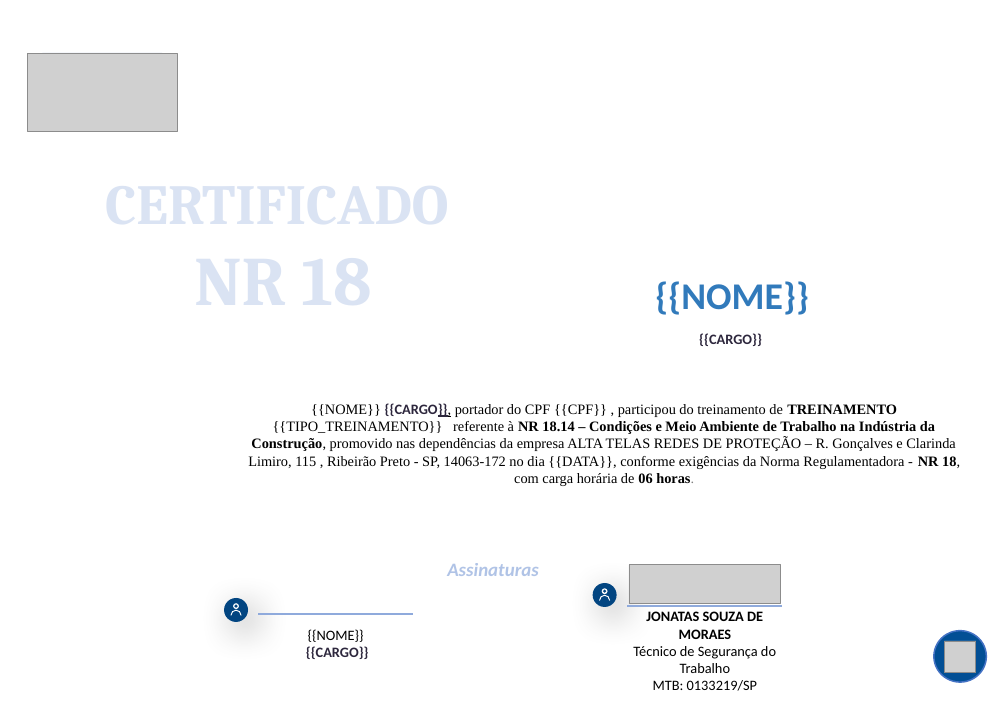
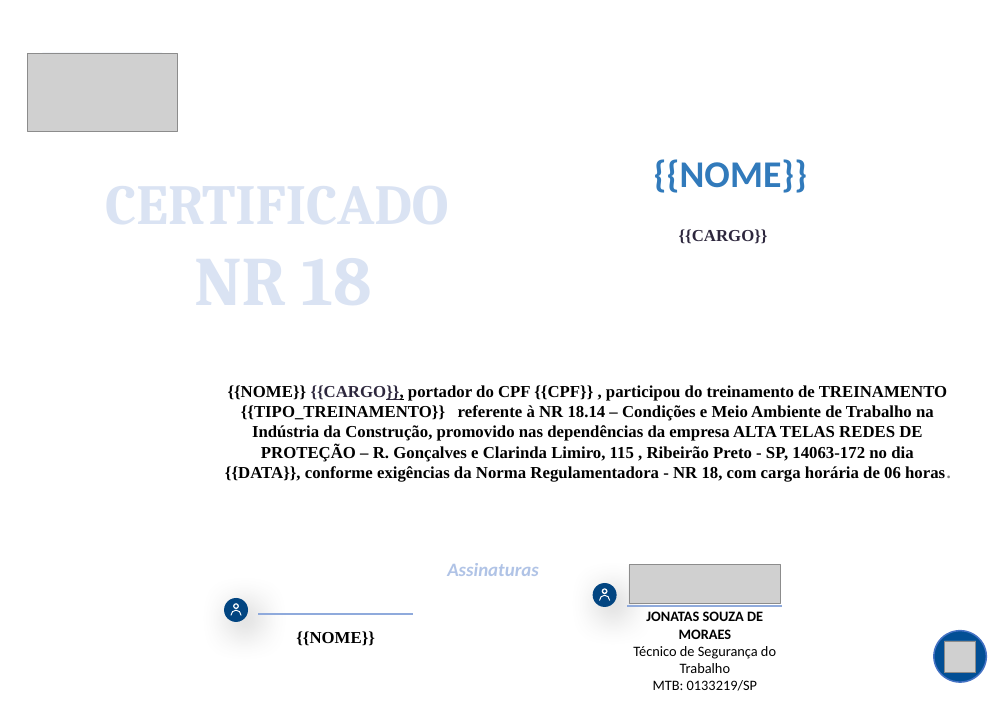
Before and after one commit to LevitaSofia/appcertificadosnrs, a slide deck: slide 1 of modelos_nr/NR18_modelo.pptx. Drawn at 1008x713 pixels with LibreOffice and Linux fonts; fonts in the diff are those of the drawing; grey boxes stand for pictures; background and template pictures are left out. Boxes give left, top, right and bottom in pixels: in the first picture for what was removed or moved away, otherwise in the second. Text is boxed around its words. In the diff, an @@ line names an element or a change of style, - is before the commit and + after.

Commit message:
feat: Refatora estrutura de treinamentos e certificados
- Reestrutura a Central de Treinamentos para agrupar por NR.
- Corrige a exibição de datas e a passagem de variáveis para JavaScript nos templates.
- Adiciona script para atualização em lote de funcionários.
- Melhora a geração de certificados, com correções de bugs e preparação para download em lote.

```diff
--- a/modelos_nr/NR18_modelo.pptx
+++ b/modelos_nr/NR18_modelo.pptx
@@ text "{{NOME}}": place and size @@
-text "{{NOME}}" at [655, 281, 809, 315]
+text "{{NOME}}" at [654, 159, 808, 193]
@@ text "{{CARGO}}": place and size @@
-text "{{CARGO}}" at [699, 333, 762, 346]
+text "{{CARGO}}" at [679, 229, 768, 244]
@@ text "{{CARGO}}" at [679, 229, 768, 244]: size 12 to 14 pt, font Calibri to Times New Roman @@
@@ text "{{NOME}} {{CARGO}}, portador do CPF ...": place and size @@
-text "{{NOME}} {{CARGO}}, portador do CPF ..." at [248, 403, 960, 486]
+text "{{NOME}} {{CARGO}}, portador do CPF ..." at [225, 385, 951, 482]
@@ text "{{NOME}} {{CARGO}}, portador do CPF ..." at [225, 385, 951, 482]: size 12 to 14 pt; font Calibri to Times New Roman in "{{CARGO}},"; bold on in "{{NOME}} {{CARGO}}, portador do CPF {{CPF}} , ..." @@
@@ text "{{NOME}}" at [296, 631, 375, 646]: size 12 to 14 pt, font Calibri to Times New Roman, bold on @@
@@ text at [306, 646, 369, 659]: paragraph removed @@
-{{CARGO}}
```
Also in this commit, not shown: 28 other files.
